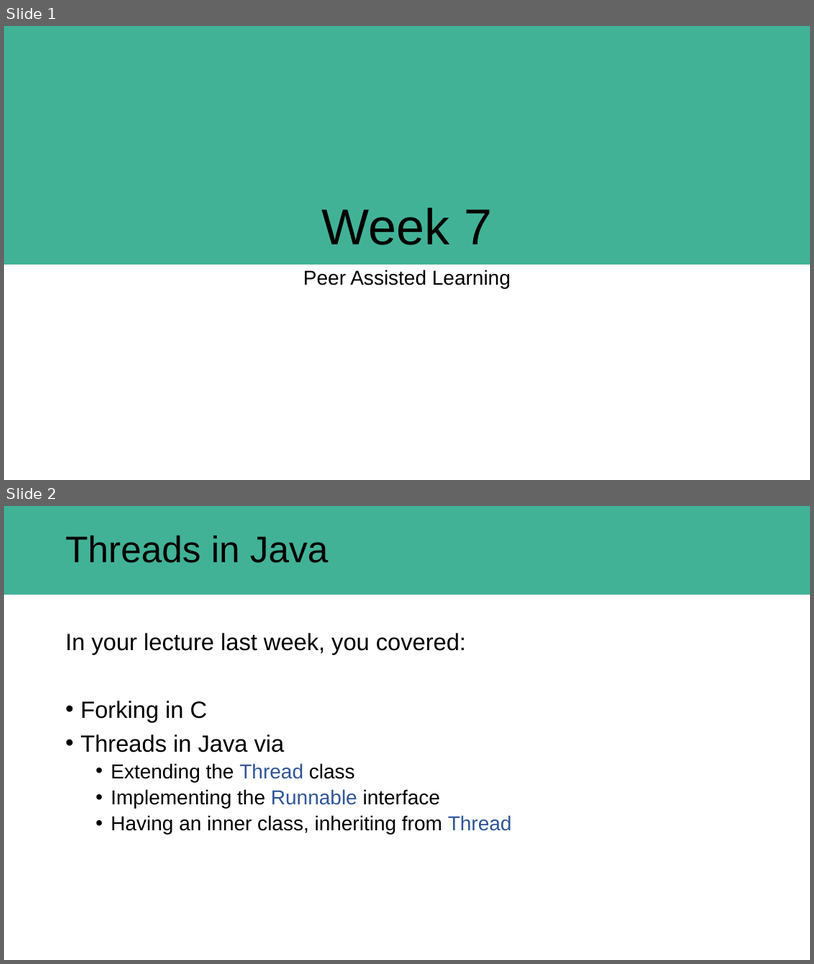
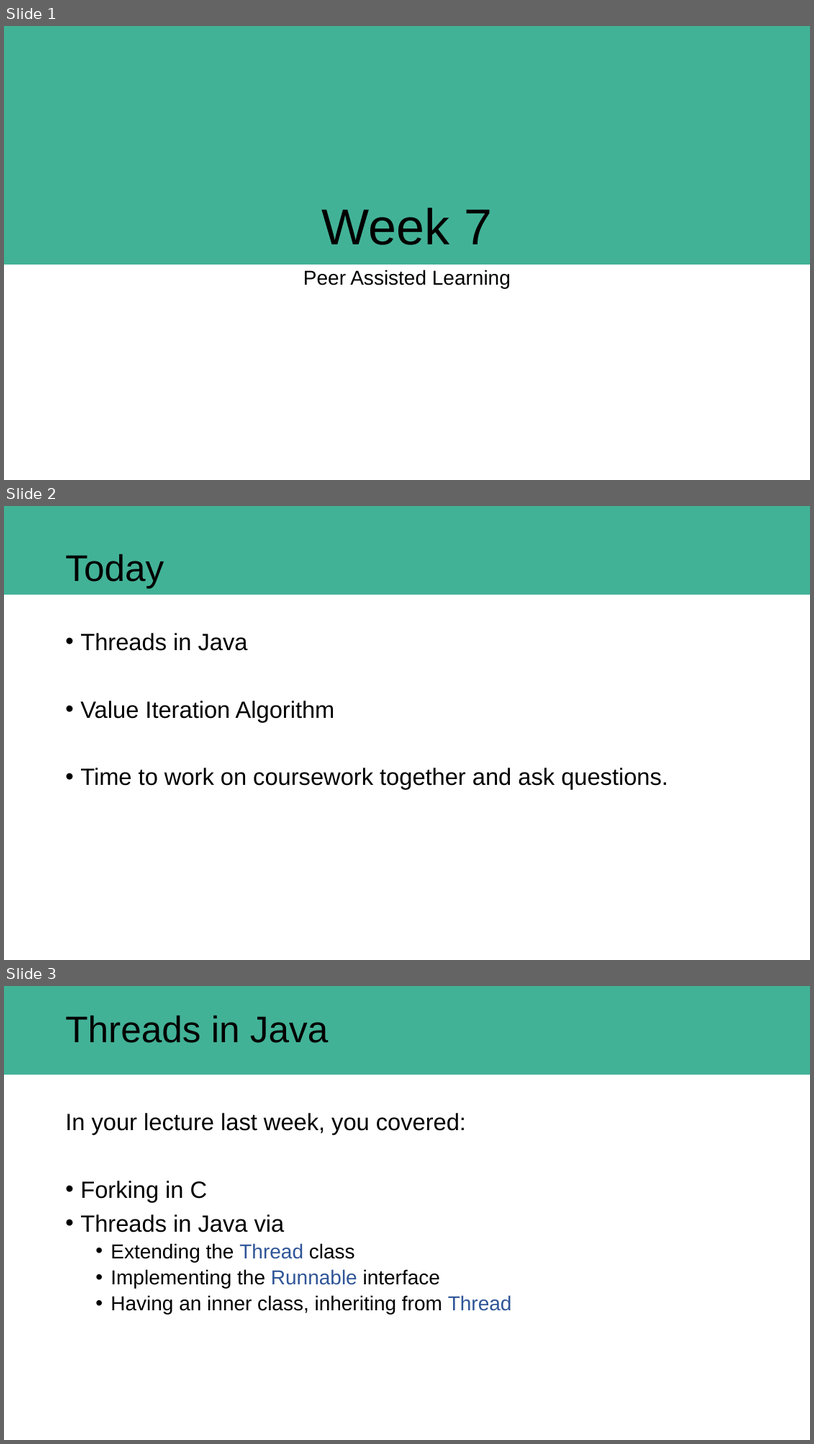
Before and after one commit to jakedves/PAL-2022, a slide deck: Slides/Semester 2/Week 7 - Threads in Java, Method References and Value Iteration.pptx. Shown one above the other, each under a label of ours: slides 1 and 2 before the commit, slides 1, 2 and 3 after it. The pictures are 814x964 and 814x1444 pixels, drawn with LibreOffice and Linux fonts; fonts in the diff are those of the drawing; background and template pictures are left out. Boxes give left, top, right and bottom in pixels: in the first picture for what was removed or moved away, otherwise in the second. Text is boxed around its words. In the diff, an @@ line names an element or a change of style, - is before the commit and + after.

```diff
--- a/Slides/Semester 2/Week 7 - Threads in Java, Method References and Value Iteration.pptx
+++ b/Slides/Semester 2/Week 7 - Threads in Java, Method References and Value Iteration.pptx
@@ slide 2 added at [4,506,810,960], background #FFFFFF; not listed: 1 template element that a slide beside it also shows @@
@@ title added at [65,554,164,588], 44 pt, text #000000 @@
+Today
@@ text added at [80,633,669,789], 28 pt, text #000000 @@
+• Threads in Java
+• Value Iteration Algorithm
+• Time to work on coursework together and ask questions.
@@ what was slide 2 is now slide 3 @@
```
Also in this commit, not shown: 1 other slide added.
